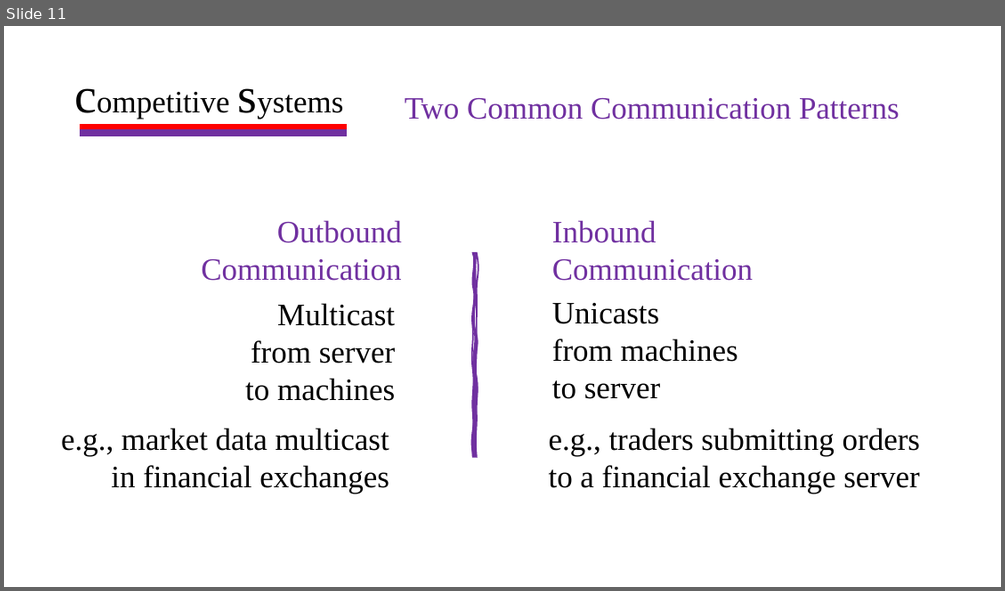
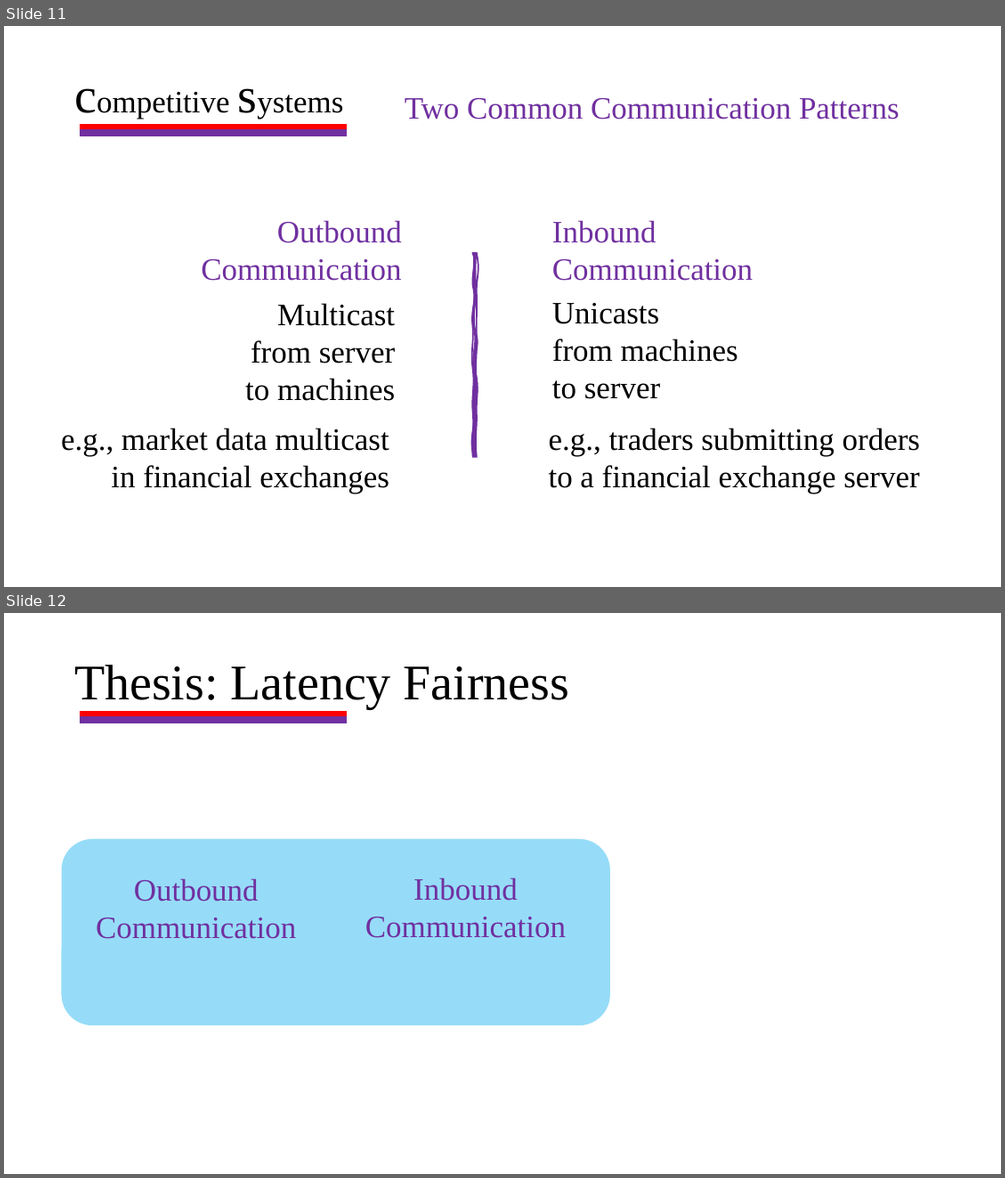
Before and after one commit to HaseebLUMS/Onyx-Presentation, a slide deck: thesis-latency-fairness.pptx. Shown one above the other, each under a label of ours: slide 11 before the commit, slides 11 and 12 after it. The pictures are 1005x591 and 1005x1178 pixels, drawn with LibreOffice and Linux fonts; fonts in the diff are those of the drawing. Boxes give left, top, right and bottom in pixels: in the first picture for what was removed or moved away, otherwise in the second. Text is boxed around its words. In the diff, an @@ line names an element or a change of style, - is before the commit and + after.

```diff
--- a/thesis-latency-fairness.pptx
+++ b/thesis-latency-fairness.pptx
@@ slide 12 added at [4, 613, 1001, 1174], background #FFFFFF @@
@@ text added at [74, 665, 569, 708], 48 pt, text #000000 @@
+Thesis: Latency Fairness
@@ rectangle added at [81, 711, 346, 717], fill #FF0000, outline #FF0000 1.5 pt @@
@@ rectangle added at [81, 716, 346, 722], fill #7030A0, outline #7030A0 1.5 pt @@
@@ rounded rectangle added at [62, 839, 610, 1025], fill #96DCF8 @@
@@ text added at [96, 878, 296, 939], 30 pt, text #7030A0 @@
+Outbound
+Communication
@@ text added at [365, 877, 566, 938], 30 pt, text #7030A0 @@
+Inbound
+Communication
```
Also in this commit, not shown: 5 other slides added.
